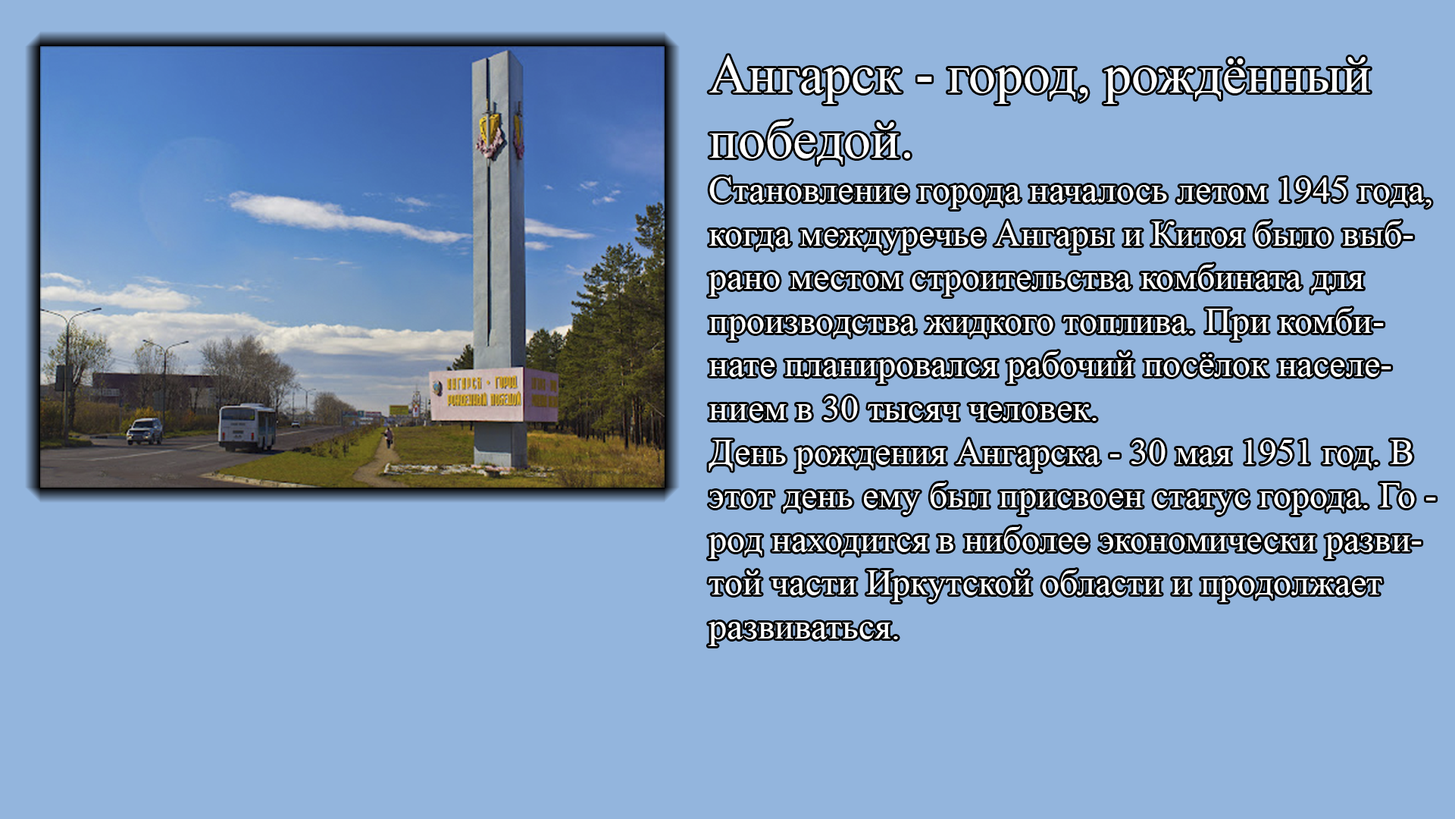
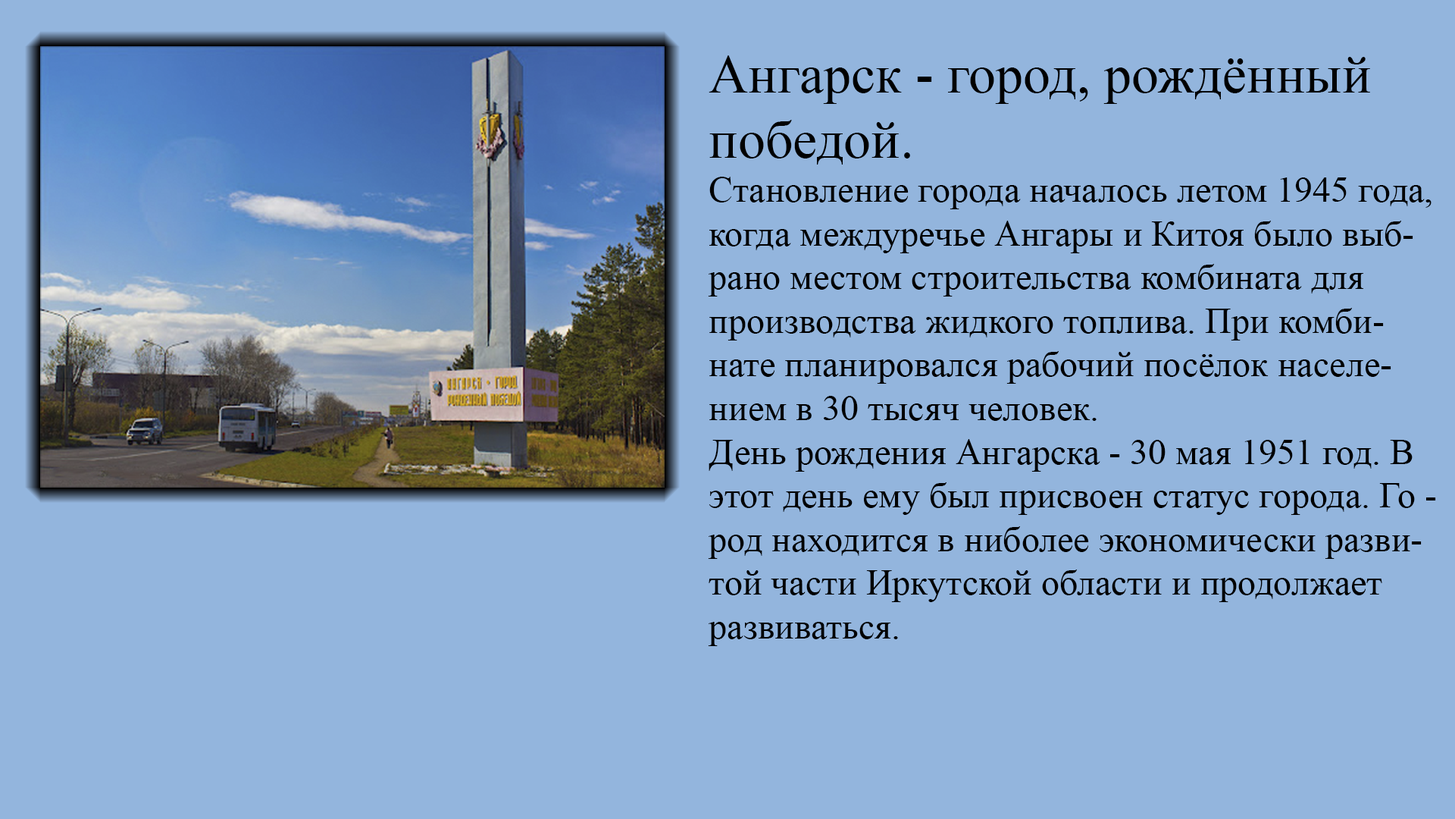
Two versions of the same layered image (1455 × 819). Layer-by-layer changes:
painted on "Ангарск - город, рождённый победой. Становление города началос" over [707,55,1437,646]
